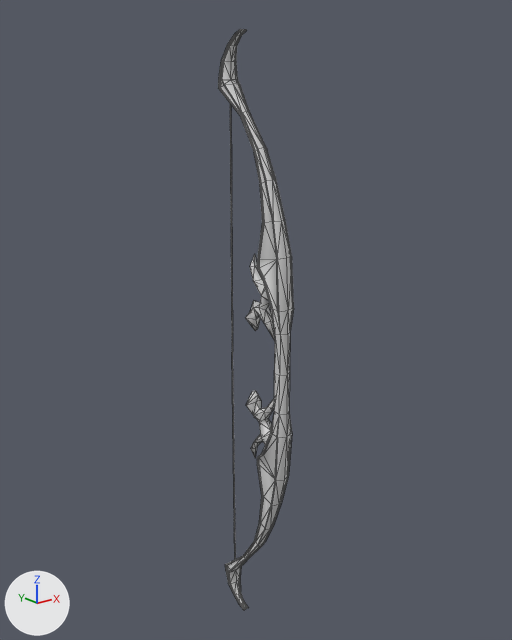
An edit to the COLLADA model Medieval_Project/Models/Weapons&Shields/Chibi_Bow.dae, drawn before and after from the same camera.
One viewpoint serves both versions: a 50 mm camera at (-6.25, -7.85, 3.78) aimed at (0.1, 0.1, 0.6). Lighting does not change. The marker at lower left points along +X, +Y and +Z. Mesh edges are drawn as thin lines.

In view in the first picture: 'Line009'.
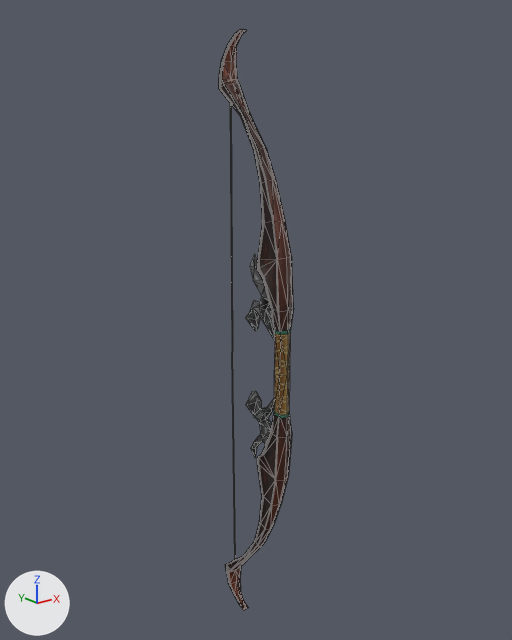
Edits to the scene script, one JSON object a line:
```json
{"op": "add", "block": "img_chibibowtexture_png", "code": ["img_chibibowtexture_png = load_image('ChibiBowTexture.png', 'ChibiBowTexture.png', 1024, 1024, 'sRGB')"]}
{"op": "remove", "block": "mat_bow", "code": "mat_bow.base_color = (0.64, 0.64, 0.64)  # light grey #d1d1d1"}
{"op": "add", "block": "mat_bow", "code": "mat_bow.texture = img_chibibowtexture_png"}
```

Pixel boxes (x1, y1, x2, y2) of what changed, in the pictures (512 x 640 px):
```json
{"object": "Line009", "change": "surface changed", "before": [218, 29, 294, 610], "after": [218, 29, 294, 610]}
```
